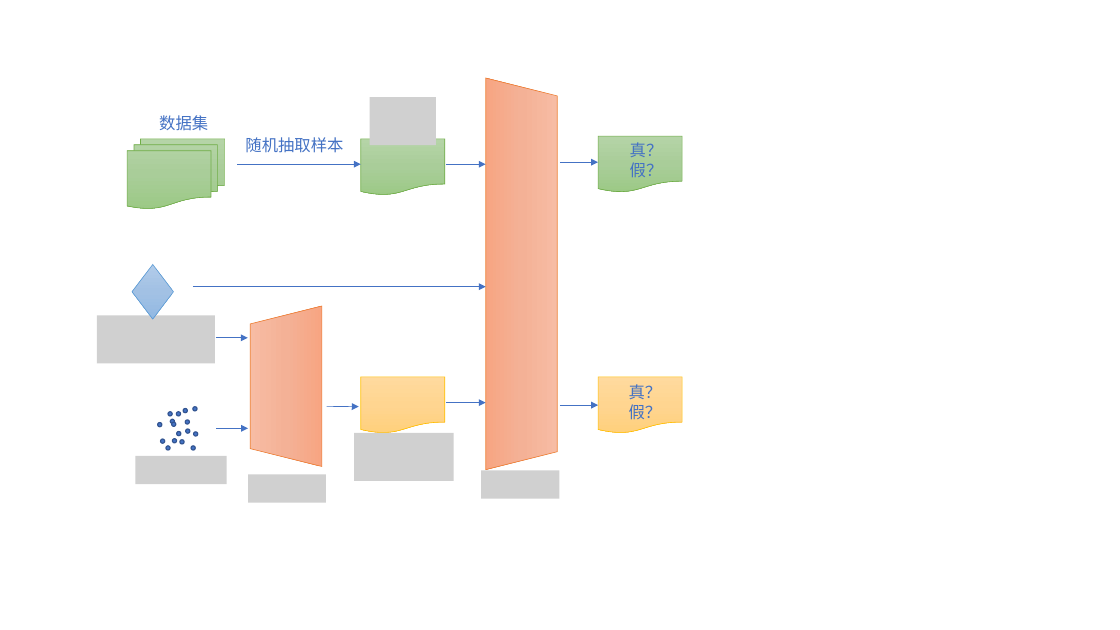
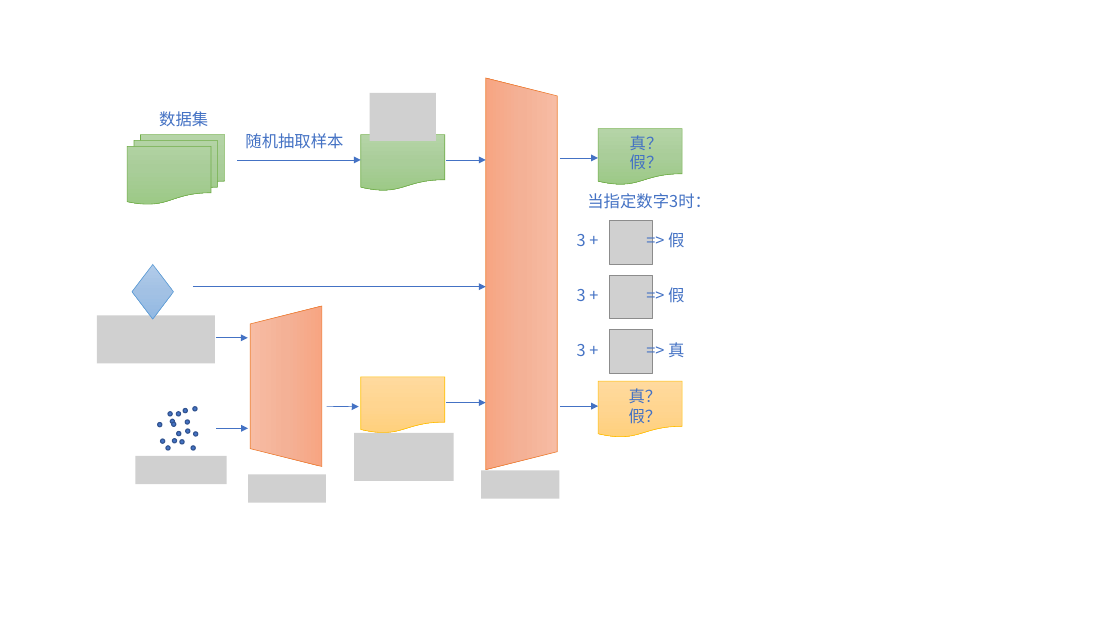
Before and after one commit to microsoft/ai-edu, a slide deck: slide 3 of B-教学案例与实践/B15-生成对抗网络/charts.pptx (slide 2 before the commit). Drawn at 1120x630 pixels with LibreOffice and Linux fonts; fonts in the diff are those of the drawing; grey boxes stand for pictures. Boxes give left, top, right and bottom in pixels: in the first picture for what was removed or moved away, otherwise in the second. Text is boxed around its words. In the diff, an @@ line names an element or a change of style, - is before the commit and + after.

```diff
--- a/B-教学案例与实践/B15-生成对抗网络/charts.pptx
+++ b/B-教学案例与实践/B15-生成对抗网络/charts.pptx
@@ rectangle: place and size @@
-rectangle at bbox=[97, 61, 693, 517]
+rectangle at bbox=[97, 61, 728, 517]
@@ 3 texts, 3 arrows, 2 flow chart documents, 1 flow chart multidocument, 1 picture: place and size @@
-3 texts, 3 arrows, 2 flow chart documents, 1 flow chart multidocument, 1 picture at bbox=[127, 97, 682, 208]
+3 texts, 3 arrows, 2 flow chart documents, 1 flow chart multidocument, 1 picture at bbox=[127, 93, 682, 204]
@@ text added at bbox=[587, 193, 711, 209], 14 pt, text #4472C4 @@
+当指定数字3时：
@@ text added at bbox=[577, 232, 684, 248], 14 pt, text #4472C4 @@
+3 + => 假
@@ picture added at bbox=[609, 221, 653, 265] @@
@@ text added at bbox=[577, 287, 684, 303], 14 pt, text #4472C4 @@
+3 + => 假
@@ picture added at bbox=[609, 275, 653, 318] @@
@@ picture added at bbox=[609, 329, 653, 373] @@
@@ text added at bbox=[577, 342, 684, 357], 14 pt, text #4472C4 @@
+3 + => 真
@@ flow chart document: place and size @@
-flow chart document at bbox=[598, 377, 682, 434]
+flow chart document at bbox=[598, 381, 682, 438]
@@ text "真？": place and size @@
-text "真？" at bbox=[629, 384, 662, 420]
+text "真？" at bbox=[629, 388, 662, 424]
```
Also in this commit, not shown: 1 slide added, 9 other files.
